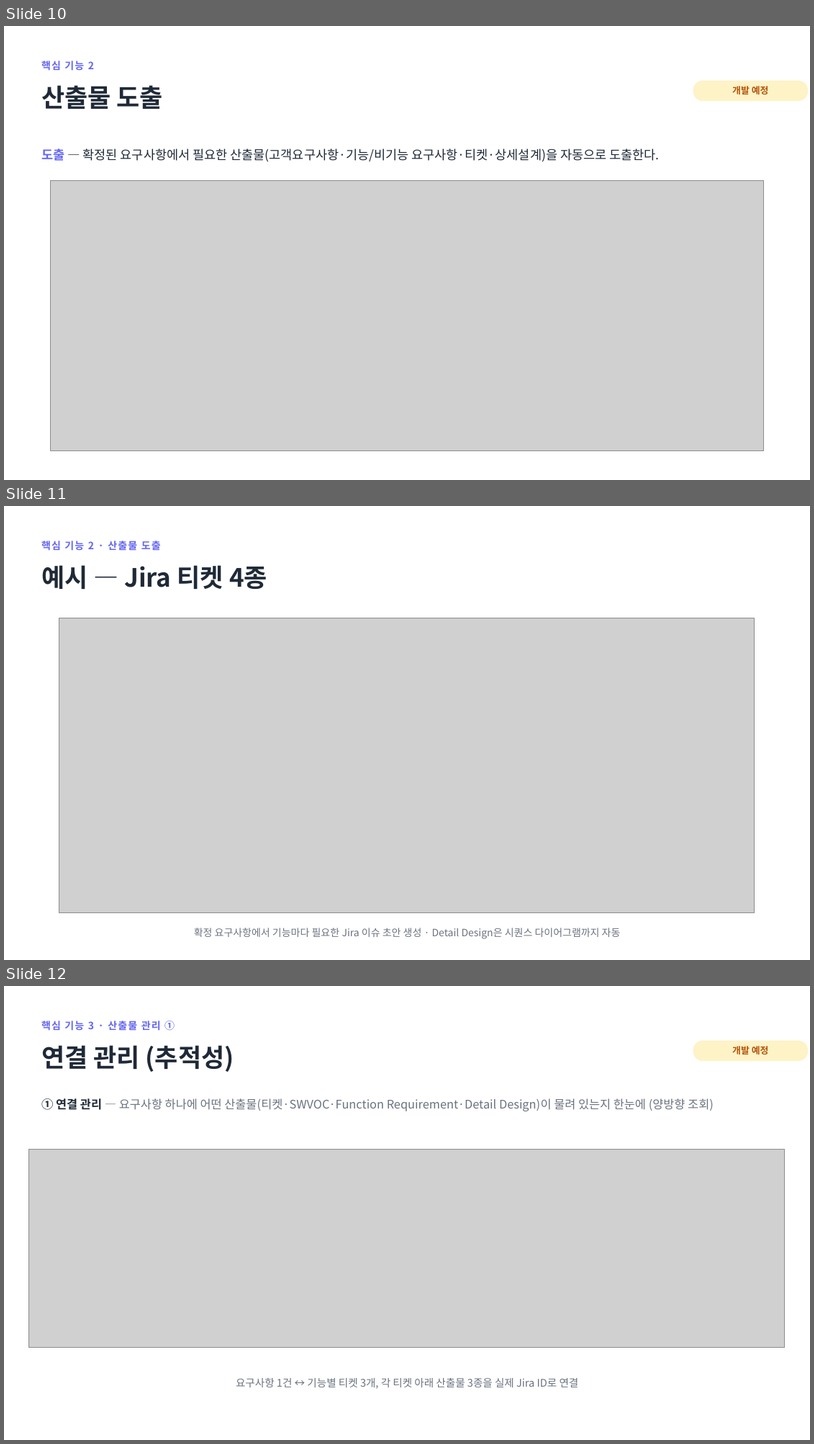
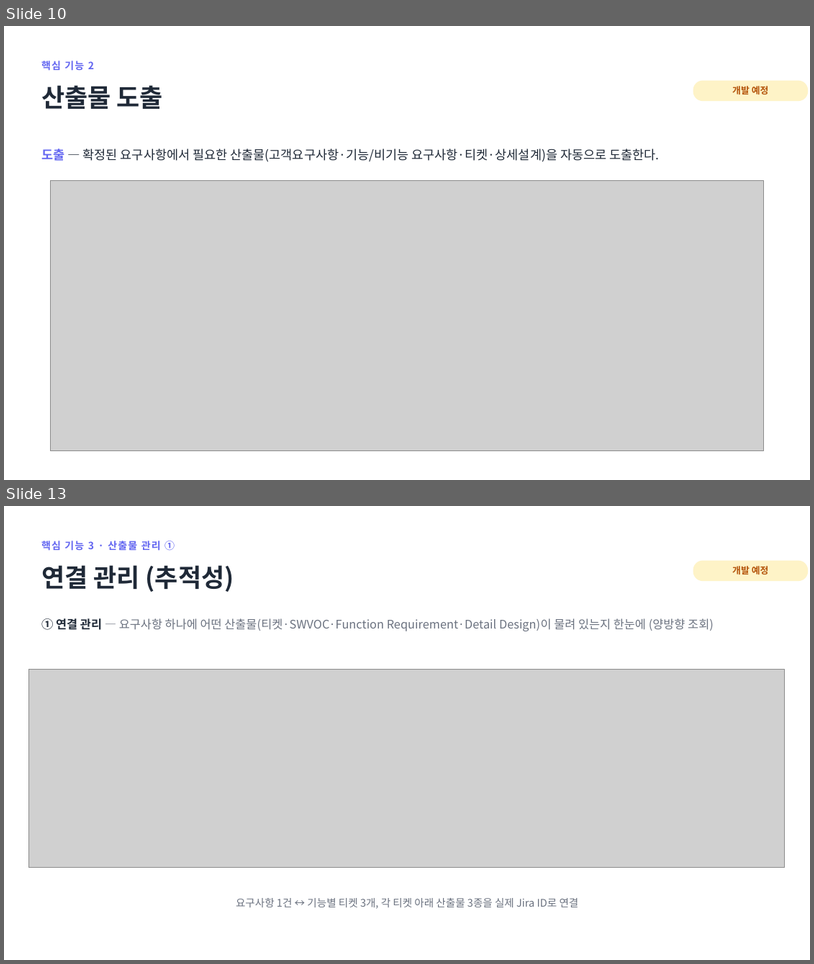
Before and after one commit to jihunhan98/semes-superrookie, a slide deck: docs/진행공유_요구사항자동화.pptx. Shown one above the other, each under a label of ours: slides 10, 11 and 12 before the commit, slides 10 and 13 after it; the slides between them are not shown. The pictures are 814x1444 and 814x964 pixels, drawn with LibreOffice and Linux fonts; fonts in the diff are those of the drawing; grey boxes stand for pictures. Boxes give left, top, right and bottom in pixels: in the first picture for what was removed or moved away, otherwise in the second. Text is boxed around its words. In the diff, an @@ line names an element or a change of style, - is before the commit and + after.

```diff
--- a/docs/진행공유_요구사항자동화.pptx
+++ b/docs/진행공유_요구사항자동화.pptx
@@ slide 11 removed at [4,506,810,960], background #FFFFFF @@
@@ text removed at [41,541,161,550] @@
-핵심 기능 2 · 산출물 도출
@@ text removed at [41,565,268,589] @@
-예시 — Jira 티켓 4종
@@ picture removed at [59,618,756,913] @@
@@ text removed at [194,927,621,939] @@
-확정 요구사항에서 기능마다 필요한 Jira 이슈 초안 생성 · Detail Design은 시퀀스 다이어그램까지 자동
@@ what was slide 12 is now slide 13 @@
```
Also in this commit, not shown: 2 slides added, 2 other files.
